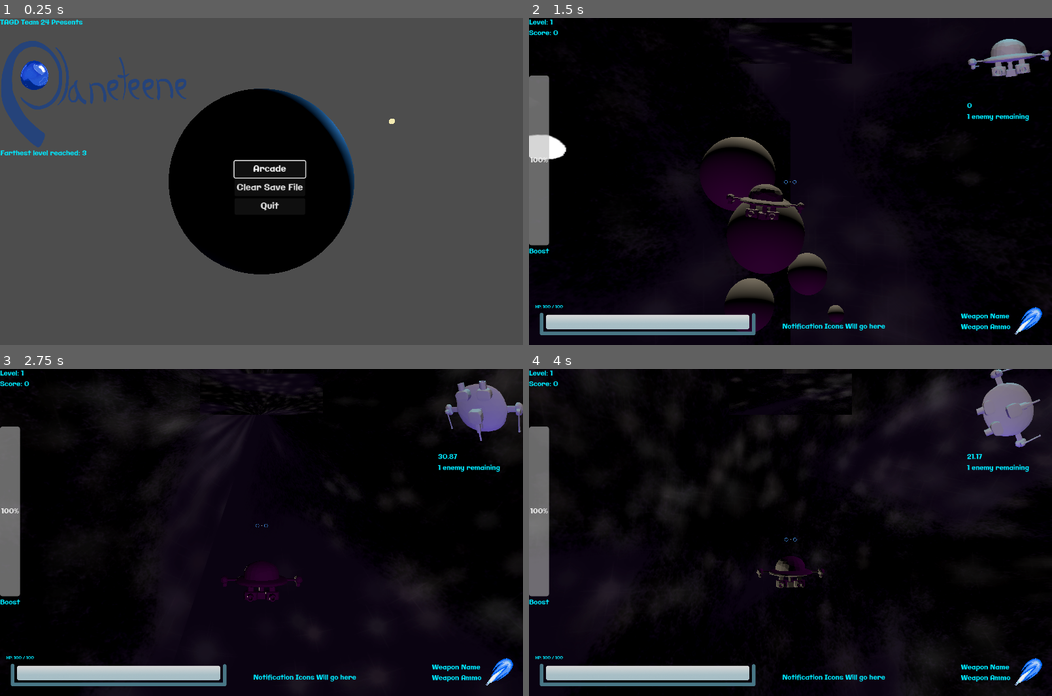
Above: before the commit, frames 1-4 (two rows, left to right).
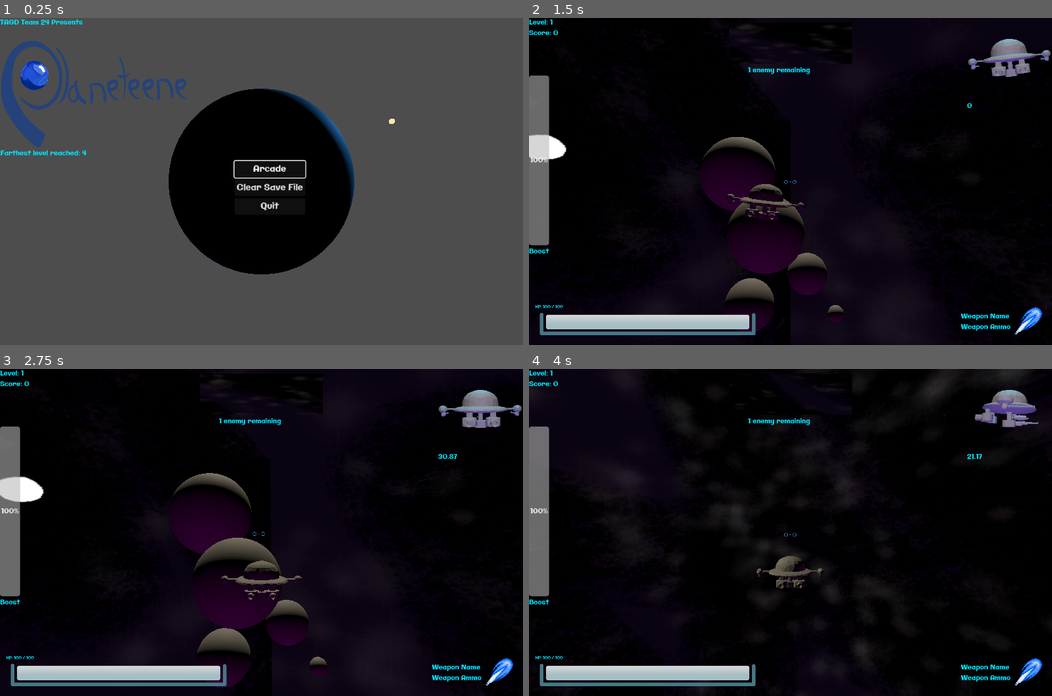
Above: after the commit, the same moments.

Repository: WilliamAalund/TAGD-Game-Jam-Fall-2024
Game: Godot game, scene res://Code/PrimaryScenes/Main/Main.tscn
The game is run twice, just before and just after one commit, with the same random seed, the same clock (stepped at 60 frames per second) and the same inputs.
Inputs (mouse positions are in pixels of both pictures, inside the frame that each line leads up to):
- Up to frame 1 (0.25 s): no input
- Up to frame 2 (1.5 s): click "Arcade" at 0.5 s; tap Enter at 1.25 s; move the mouse to (905, 165) at 1.27 s; hold D (debug_right) from 1.28 s (still down); hold Shift (boost) from 1.28 s (still down)
- Up to frame 3 (2.75 s): move the mouse to (156, 548) at 2.02 s; release D (debug_right) at 2.03 s; release Shift (boost) at 2.03 s; hold S (debug_down) from 2.03 s (still down); tap Shift (boost) at 2.1 s
- Up to frame 4 (4 s): move the mouse to (842, 460) at 2.77 s; release S (debug_down) at 2.78 s; hold D (debug_right) 2.78-3.53 s; hold F (break) 2.78-3.53 s; tap Shift (boost) at 3.05, 3.8 s; move the mouse to (764, 597) at 3.52 s; hold W (debug_up) from 3.53 s (still down); tap Z (expand_hud) at 3.6 s

The runs differ from the first frame. In frame 1, less than 0.1% of the frame differs, in the area x 15-17%, y 40-42%; in frame 2, 0.4%; in frame 3, 8.9%, in the area x 0-100%, y 0-98%; in frame 4, 6.7%.

Commit message:
Implemented mouse controls

Diff:
--- a/Game/Code/Entities/Explosion/Explosion.tscn
+++ b/Game/Code/Entities/Explosion/Explosion.tscn
@@ -231,5 +231,6 @@
 [node name="AudioStreamPlayer3D" type="AudioStreamPlayer3D" parent="."]
 stream = ExtResource("2_gryr5")
 panning_strength = 0.49
+doppler_tracking = 2
 
 [connection signal="animation_finished" from="AnimationPlayer" to="." method="_on_animation_player_animation_finished"]
--- a/Game/Code/Entities/Player/v1/Player.tscn
+++ b/Game/Code/Entities/Player/v1/Player.tscn
@@ -124,6 +124,7 @@
 
 [node name="Ship" parent="." instance=ExtResource("2_ijeku")]
 physics_interpolation_mode = 1
+input_enabled = true
 
 [node name="PlayAreaSeeker" parent="Ship" instance=ExtResource("5_u7qfv")]
 transform = Transform3D(1, 0, 0, 0, 1, 0, 0, 0, 1, 0, 0.998406, 0)
--- a/Game/Code/Entities/Player/v1/Ship.tscn
+++ b/Game/Code/Entities/Player/v1/Ship.tscn
@@ -24,6 +24,11 @@
 collision_layer = 2
 motion_mode = 1
 script = ExtResource("1_50gf5")
+debug_freeze_ship_position = null
+input_enabled = null
+boost_energy = null
+boost_depleted = null
+left_playable_space = null
 
 [node name="CollisionShape3D" type="CollisionShape3D" parent="."]
 transform = Transform3D(1, 0, 0, 0, -4.37114e-08, -1, 0, 1, -4.37114e-08, 0, 0, 0.0512691)
--- a/Game/Code/PrimaryScenes/Game/Game.tscn
+++ b/Game/Code/PrimaryScenes/Game/Game.tscn
@@ -6,6 +6,7 @@
 [ext_resource type="FontFile" uid="uid://c5aaayuhy8o3h" path="res://Resources/UIElements/FunnelSans-VariableFont_wght.ttf" id="2_murm4"]
 [ext_resource type="Theme" uid="uid://cvn6e33yj56j7" path="res://Resources/UIElements/InGameUI.tres" id="2_qtu5r"]
 [ext_resource type="AudioStream" uid="uid://dgpnj0hyq8705" path="res://Resources/Audio/music fragment 2.wav" id="3_6q0hk"]
+[ext_resource type="PackedScene" uid="uid://blheuomdr3anl" path="res://Code/Tests/ShopTest.tscn" id="7_tev1m"]
 
 [sub_resource type="Gradient" id="Gradient_04d1e"]
 offsets = PackedFloat32Array(0, 0.00558659, 0.223464, 0.991071)
@@ -137,3 +138,6 @@
 
 [node name="FarthestLevelLabel" type="Label" parent="GameOverPopup/VBoxContainer"]
 layout_mode = 2
+
+[node name="ShopTest" parent="." instance=ExtResource("7_tev1m")]
+visible = false
--- a/Game/Code/Scripts/Classes/ShipSteeringInput.gd
+++ b/Game/Code/Scripts/Classes/ShipSteeringInput.gd
@@ -2,39 +2,62 @@
 # This class handles all of the user input and provides the sum of it via a getter function. Used for the ship
 class_name ShipSteeringInput
 
+const LOWER_THRESHOLD = 8
+const BASE_UPPER_THRESHOLD = 500
+
+var curr_upper_threshold = BASE_UPPER_THRESHOLD
+
 var using_controller: bool = false
 
+var net_input: Vector2 = Vector2(0, 0)
+
+func _ready():
+	var window_center = get_viewport().size / 2
+
+
 func get_user_input() -> Vector2:
-	var net_input: Vector2 = Vector2(0, 0)
+	return net_input
 
+
+func update_user_input() -> void:
+	curr_upper_threshold = get_viewport().size.y / 2
+	print("updating user input")
 	if using_controller:
 		var input_horizontal = Input.get_action_strength("yaw_right") - Input.get_action_strength("yaw_left")
 		var input_vertical =  Input.get_action_strength("pitch_up") - Input.get_action_strength("pitch_down")
 		net_input = Vector2(input_horizontal, input_vertical)
 	else:
-		# Implement mouse and keyboard input detection
-		if Input.is_action_pressed("yaw_right"):
-			net_input.x += 1
-		if Input.is_action_pressed("yaw_left"):
-			net_input.x -= 1
-		if Input.is_action_pressed("pitch_down"): # FIXME: The pitch down and pitch up
-			net_input.y -= 1
-		if Input.is_action_pressed("pitch_up"):
-			net_input.y += 1
+		var window_center_y = get_viewport().size.y / 2
+		var window_center_x = get_viewport().size.x / 2
+		var mouse_position_y = get_viewport().get_mouse_position().y
+		var mouse_position_x = get_viewport().get_mouse_position().x
+		var vertical_distance = mouse_position_y - window_center_y
+		var horizontal_distance = mouse_position_x - window_center_x
+		var vertical_ratio = 0.0
+		var horizontal_ratio = 0.0
+		if abs(vertical_distance) < LOWER_THRESHOLD:
+			vertical_ratio = 0.0
+		else:
+			vertical_ratio = clamp(vertical_distance / curr_upper_threshold, -1.0, 1.0)
+	#
+		if abs(horizontal_distance) < LOWER_THRESHOLD:
+			horizontal_ratio = 0.0
+		else:
+			horizontal_ratio = clamp(horizontal_distance / curr_upper_threshold, -1.0, 1.0)
 
-	net_input = net_input.normalized()
-	return net_input
+		net_input = Vector2(-horizontal_ratio,-vertical_ratio)
+
+	#net_input = net_input.normalized()
+	print(net_input)
 
 func get_using_controller() -> bool:
 	return using_controller
 
-# Called when the node enters the scene tree for the first time.
-func _ready() -> void:
-	pass # Replace with function body.
 
 # Called every frame. 'delta' is the elapsed time since the previous frame.
 func _process(delta: float) -> void:
-	pass
+	print("Input process running")
+	update_user_input()
 
 # Detect input events
 func _input(event) -> void:
--- a/Game/Code/Scripts/Globals/WeaponConstants.gd
+++ b/Game/Code/Scripts/Globals/WeaponConstants.gd
@@ -1,6 +1,8 @@
 extends Node
 
 const WEAPONS = [DEFAULT_LASER_WEAPON, GRANDPA_LASER, PEA_SHOOTER, AI_GENERATED_LASER, SAWED_OFF_LASER_SHOT, ACCURO_RAY, DML, SNIPER]
+
+const COMMON_WEAPONS = [DEFAULT_LASER_WEAPON, GRANDPA_LASER, PEA_SHOOTER]
 
 const DEFAULT_LASER_WEAPON = {
 	"name": "Baby Laser",
--- a/Game/Code/Scripts/Non Globals/Game.gd
+++ b/Game/Code/Scripts/Non Globals/Game.gd
@@ -10,6 +10,7 @@
 @onready var score_label = $GameOverPopup/VBoxContainer/FinalScoreLabel
 @onready var farthest_level_label = $GameOverPopup/VBoxContainer/FarthestLevelLabel
 @onready var level_complete_screen = $LevelCompletePlaceholder
+@onready var shop_screen = $ShopTest
 @onready var player_ship = load("res://Code/Entities/Player/v1/Player.tscn")
 @onready var arcade_level = load("res://Code/Levels/ArcadeLevel.tscn")
 @onready var ship_hud = load("res://Code/UI/InGameHUD.tscn")
@@ -22,6 +23,7 @@
 @onready var big_rock = load("res://Code/Entities/Environment/BigRock.tscn")
 @onready var giant_rock = load("res://Code/Entities/Environment/GiantRock.tscn")
 @export var debug_enabled = false
+
 
 var game_is_active = false # Boolean used to control when the quit button is listening for user input.
 var player_reference = null
@@ -200,10 +202,6 @@
 	farthest_level_label.text = "Farthest Level: " + str(game_level)
 	game_over_screen.visible = true
 
-func spawn_objects():
-	pass
-
-
 func spawn_enemy(spawn_position: Vector3, enemy_type):
 	pass # TODO: Make enemy entities spawn in the level
 	var enemy_instance = enemy_type.instantiate()
@@ -237,6 +235,12 @@
 		level_complete_screen.visible = true
 		await get_tree().create_timer(2).timeout
 		level_complete_screen.visible = false
+		if (game_level % 1 == 0):
+			pass # Implement shop
+			shop_screen.shop_level = game_level
+			shop_screen.visible = true
+			await shop_screen.player_continue
+			shop_screen.visible = false
 
 		game_objects.process_mode = Node.PROCESS_MODE_INHERIT
 		unload_level()
--- a/Game/Code/Scripts/Non Globals/InGameUI.gd
+++ b/Game/Code/Scripts/Non Globals/InGameUI.gd
@@ -8,7 +8,7 @@
 @onready var health_label = $MarginContainer2/VBoxContainer/Label
 @onready var level_label = $GameMetadata/Level
 @onready var velocity_label = $ShipModelContainer/VelocityLabel
-@onready var objective_label = $ShipModelContainer/ObjectiveLabel
+@onready var objective_label = $RearviewRect/ObjectiveLabel
 @onready var objective_pointers = $ObjectivePointers
 # Called when the node enters the scene tree for the first time.
 func _ready():
--- a/Game/Code/Scripts/Non Globals/PlayerShip.gd
+++ b/Game/Code/Scripts/Non Globals/PlayerShip.gd
@@ -19,7 +19,7 @@
 @export var boost_depleted: bool = false # If the boost hits a value of 0, it will shut off for a bit until it reaches BOOST_ENERGY_REENABLE_THRESHOLD.
 @export var left_playable_space: bool = false
 
-var ship_steering_input = ShipSteeringInput.new()
+#var ship_steering_input = ShipSteeringInput.new()
 
 var boost_energy_regeneration_rate = 14
 var boost_energy_depletion_rate = 18
@@ -32,12 +32,14 @@
 var net_input_horizontal: float = 0 # The experienced input for horizontal rotation from the user. The raw input is interpolated to produce this value, which makes for a smoother turning experience.
 var net_input_vertical: float = 0 # Experienced for vertical
 var net_input_rotational: float = 0
-
+var user_input_getter = ShipSteeringInput.new()
 
 
 # Get the gravity from the project settings to be synced with RigidBody nodes.
 var gravity = ProjectSettings.get_setting("physics/3d/default_gravity")
 
+func _ready() -> void:
+	self.add_child(user_input_getter)
 
 func _process(delta):
 	if input_enabled:
@@ -101,7 +103,7 @@
 	else:
 		travel_speed = 0.0
 func update_net_input_horizontal(delta):
-	var directional_input_strength = 0
+	var directional_input_strength = user_input_getter.get_user_input().x
 	if Input.is_action_pressed("yaw_left"):
 		directional_input_strength = max_net_input * Input.get_action_strength("yaw_left")
 	elif Input.is_action_pressed("yaw_right"):
@@ -110,11 +112,11 @@
 		net_input_horizontal += (directional_input_strength - net_input_horizontal) * delta * net_input_rate_multiplier
 
 func update_net_input_vertical(delta):
-	var input = 0
-	if Input.is_action_pressed("pitch_down"):
-		input = -max_net_input * Input.get_action_strength("pitch_down")
-	elif Input.is_action_pressed("pitch_up"):
-		input = max_net_input * Input.get_action_strength("pitch_up")
+	var input = user_input_getter.get_user_input().y
+	#if Input.is_action_pressed("pitch_down"):
+		#input = -max_net_input * Input.get_action_strength("pitch_down")
+	#elif Input.is_action_pressed("pitch_up"):
+		#input = max_net_input * Input.get_action_strength("pitch_up")
 	if input != net_input_vertical:
 		net_input_vertical += (input - net_input_vertical) * delta * net_input_rate_multiplier
 
--- a/Game/Code/Scripts/TestScripts/ShopTest.gd
+++ b/Game/Code/Scripts/TestScripts/ShopTest.gd
@@ -1,4 +1,7 @@
 extends Node
+
+signal player_continue
+
 # Load the dictionary script
 var item_data = preload("res://Code/Scripts/TestScripts/ItemDict.gd").new()
 
@@ -8,7 +11,7 @@
 # Function to select random items ensuring they are from different types
 var selected_items = []
 
-var level = Game.game_level
+@export var shop_level = 1
 
 # Function to select random items ensuring each button displays a specific type
 func select_random_items():
@@ -21,7 +24,7 @@
 		# Collect all items that match the current target type
 		for item_name in item_data.Items.keys():
 			var item = item_data.Items[item_name]
-			if item.type == target_type and item.reqlvl <= level:
+			if item.type == target_type and item.reqlvl <= shop_level:
 				items_of_type.append(item_name)
 
 		# Select a random item from the items of this type (if any exist)
@@ -33,6 +36,7 @@
 
 
 func update_ui():
+
 	update_ui_box(get_node("ItemButton1"), selected_items[0]) #Weapon
 	update_ui_box(get_node("ItemButton2"), selected_items[1]) #Boost
 	update_ui_box(get_node("ItemButton3"), selected_items[2]) #Health
@@ -41,17 +45,19 @@
 func update_ui_box(ui_box, item_name):
 	if item_name == null:
 		# If no item is available, display "No Item Available"
-		ui_box.get_node("ItemName").text = "No Item Available"
-		ui_box.get_node("ItemPrice").text = ""
-		ui_box.get_node("ItemDescription").text = "No items meet the level requirement."
-		ui_box.get_node("ItemType").text = ""
+		ui_box.update_button_elements("null", 999, "item.description", "")
+		#ui_box.get_node("ItemName").text = "No Item Available"
+		#ui_box.get_node("ItemPrice").text = ""
+		#ui_box.get_node("ItemDescription").text = "No items meet the level requirement."
+		#ui_box.get_node("ItemType").text = ""
 	else:
 		# Display the selected item's details
 		var item = item_data.Items[item_name]
-		ui_box.get_node("ItemName").text = item_name
-		ui_box.get_node("ItemPrice").text = "Price: $" + str(item.price)
-		ui_box.get_node("ItemDescription").text = item.description
-		ui_box.get_node("ItemType").text = "Type: " + item.type
+		ui_box.update_button_elements(item_name, 999, item.description, item.type)
+		#ui_box.get_node("ItemName").text = item_name
+		#ui_box.get_node("ItemPrice").text = "Price: $"
+		#ui_box.get_node("ItemDescription").text = item.description
+		#ui_box.get_node("ItemType").text = "Type: " + item.type
 # Randomize on ready
 func _ready():
 	randomize()
@@ -72,3 +78,4 @@
 func _on_continue_button_pressed() -> void:
 	pass
 	print("go to game")
+	player_continue.emit()
--- /dev/null
+++ b/Game/Code/Scripts/TestScripts/mouse_control_test.gd
@@ -0,0 +1,30 @@
+extends Node2D
+
+const LOWER_THRESHOLD = 10
+const UPPER_THRESHOLD = 150
+
+# Called every frame. 'delta' is the elapsed time since the previous frame.
+func _process(delta: float) -> void:
+	var window_center_y = get_viewport().size.y / 2
+	var window_center_x = get_viewport().size.x / 2
+	var mouse_position_y = get_viewport().get_mouse_position().y
+	var mouse_position_x = get_viewport().get_mouse_position().x
+
+	var vertical_distance = mouse_position_y - window_center_y
+	var horizontal_distance = mouse_position_x - window_center_x
+
+	var vertical_ratio = 0.0
+	var horizontal_ratio = 0.0
+
+	if abs(vertical_distance) < LOWER_THRESHOLD:
+		vertical_ratio = 0.0
+	else:
+		vertical_ratio = clamp(vertical_distance / UPPER_THRESHOLD, -1.0, 1.0)
+
+	if abs(horizontal_distance) < LOWER_THRESHOLD:
+		horizontal_ratio = 0.0
+	else:
+		horizontal_ratio = clamp(horizontal_distance / UPPER_THRESHOLD, -1.0, 1.0)
+
+	print("Vertical distance ratio: ", vertical_ratio)
+	print("Horizontal distance ratio: ", horizontal_ratio)
--- /dev/null
+++ b/Game/Code/Scripts/item_button.gd
@@ -0,0 +1,21 @@
+extends Button
+
+
+@onready var name_label = $VBoxContainer/ItemName
+@onready var price_label = $VBoxContainer/ItemPrice
+@onready var description_label = $VBoxContainer/ItemDescription
+
+
+# Called when the node enters the scene tree for the first time.
+func _ready() -> void:
+	pass # Replace with function body.
+
+
+# Called every frame. 'delta' is the elapsed time since the previous frame.
+func _process(delta: float) -> void:
+	pass
+
+func update_button_elements(weapon_name, price, description, type):
+	name_label.text = weapon_name
+	price_label.text = str(price)
+	description_label.text = description
--- a/Game/Code/Tests/ItemButton.tscn
+++ b/Game/Code/Tests/ItemButton.tscn
@@ -1,4 +1,6 @@
-[gd_scene load_steps=3 format=3 uid="uid://517ufem84oyx"]
+[gd_scene load_steps=4 format=3 uid="uid://517ufem84oyx"]
+
+[ext_resource type="Script" path="res://Code/Scripts/item_button.gd" id="1_vbvb1"]
 
 [sub_resource type="Gradient" id="Gradient_8tq1o"]
 
@@ -13,6 +15,7 @@
 grow_vertical = 2
 size_flags_horizontal = 3
 size_flags_vertical = 3
+script = ExtResource("1_vbvb1")
 
 [node name="Panel" type="Panel" parent="."]
 z_index = -1
--- /dev/null
+++ b/Game/Code/Tests/MouseControls/MouseControlTest.tscn
@@ -0,0 +1,6 @@
+[gd_scene load_steps=2 format=3 uid="uid://uf02pqn1ard"]
+
+[ext_resource type="Script" path="res://Code/Scripts/TestScripts/mouse_control_test.gd" id="1_1ww0d"]
+
+[node name="MouseControlTest" type="Node2D"]
+script = ExtResource("1_1ww0d")
--- a/Game/Code/UI/InGameHUD.tscn
+++ b/Game/Code/UI/InGameHUD.tscn
@@ -98,10 +98,6 @@
 layout_mode = 2
 text = "0.00 m/s"
 
-[node name="ObjectiveLabel" type="Label" parent="ShipModelContainer"]
-layout_mode = 2
-text = "Collect Green Cylinder"
-
 [node name="DialogueBox" type="TextureRect" parent="."]
 visible = false
 layout_mode = 1
@@ -161,6 +157,18 @@
 grow_horizontal = 2
 texture = SubResource("ViewportTexture_t4efw")
 expand_mode = 1
+
+[node name="ObjectiveLabel" type="Label" parent="RearviewRect"]
+layout_mode = 1
+anchors_preset = 5
+anchor_left = 0.5
+anchor_right = 0.5
+offset_left = -104.0
+offset_top = 105.0
+offset_right = 104.0
+offset_bottom = 128.0
+grow_horizontal = 2
+text = "Collect Green Cylinder"
 
 [node name="SubViewport" type="SubViewport" parent="RearviewRect"]
 
@@ -203,6 +211,7 @@
 texture = SubResource("CanvasTexture_glwv4")
 
 [node name="Notification Icons" type="Label" parent="."]
+visible = false
 layout_mode = 1
 anchors_preset = 7
 anchor_left = 0.5
--- a/Game/save.json
+++ b/Game/save.json
@@ -1 +1 @@
-{"farthest_level":3,"high_score":-1,"high_score_name":""}
+{"farthest_level":4,"high_score":-1,"high_score_name":""}
Not shown: 1 places in Game/Code/PrimaryScenes/Game/Game.tscn that only renumber resources
